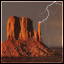
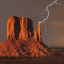
Two versions of the same layered image (64x64). Layer-by-layer changes:
removed layer "overlay" (was overlay) over (1, 1, 63, 63)
removed layer "border" over (0, 0, 64, 64)
